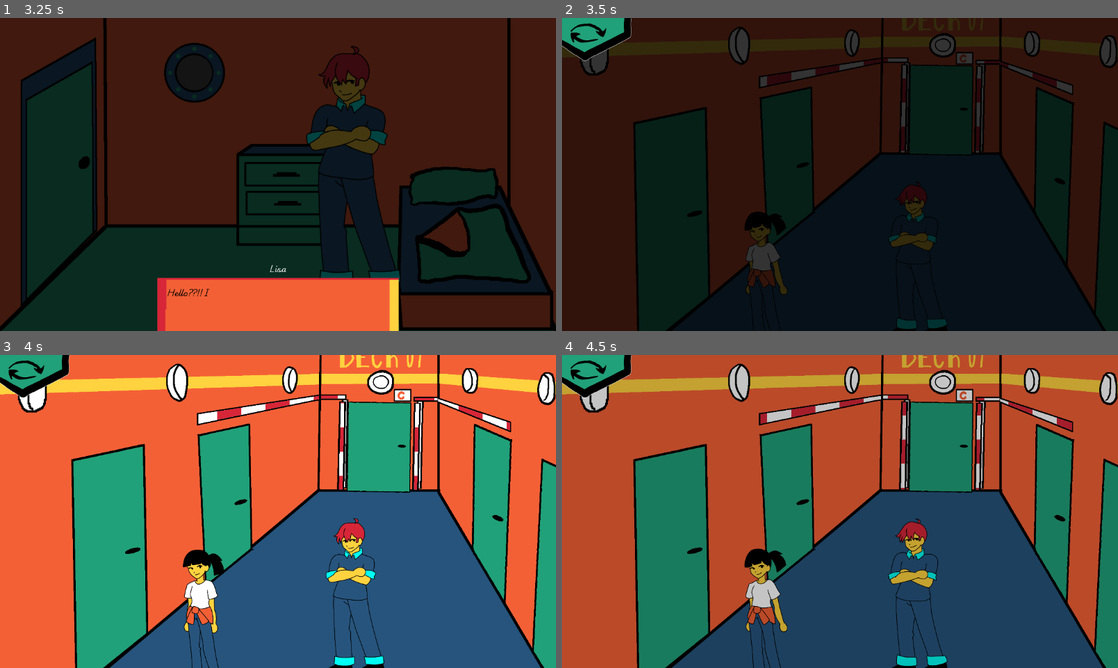
Above: before the commit, frames 1-4 (two rows, left to right).
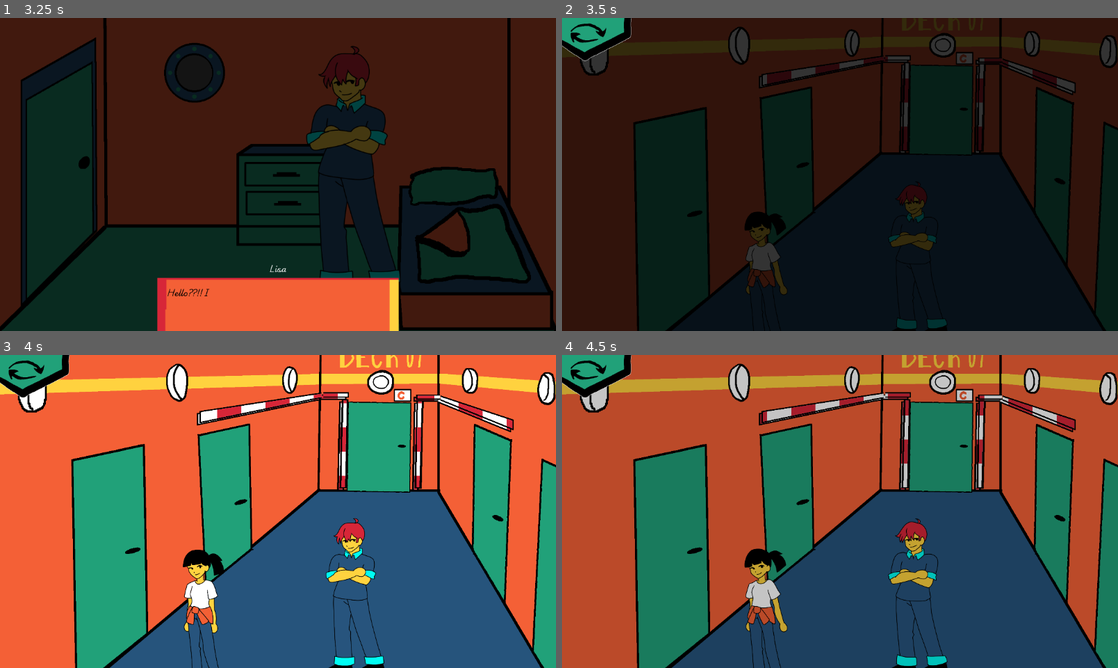
Above: after the commit, the same moments.

Repository: jame581/BrainAndGut
Game: Godot game, scene res://maps/main_level.tscn
Two runs of this game, one before a commit and one after it. Both use one fixed random seed, a clock stepped at 60 frames per second and the inputs below. This scene is started directly instead of the project's main scene. Sound files missing from this copy of the repository are replaced by a short silence.
Inputs (mouse positions are in pixels of both pictures, inside the frame that each line leads up to):
- Up to frame 1 (3.25 s): move the mouse to (383, 180) at 0.52 s; press the mouse at (383, 180) at 0.53 s; move the mouse to (478, 180) at 1.27 s; release the mouse at (478, 180) at 1.28 s; tap Tab (next_level) at 1.35, 2.85 s; click (478, 180) at 1.42 s; move the mouse to (77, 180) at 2.02 s; press the mouse at (77, 180) at 2.03 s; move the mouse to (250, 237) at 2.77 s; release the mouse at (250, 237) at 2.78 s; click (250, 237) at 2.92 s
- Up to frame 2 (3.5 s): no input
- Up to frame 3 (4 s): move the mouse to (233, 502) at 3.52 s; press the mouse at (233, 502) at 3.53 s
- Up to frame 4 (4.5 s): move the mouse to (1040, 517) at 4.27 s; release the mouse at (1040, 517) at 4.28 s; tap Tab (next_level) at 4.35 s; click (1040, 517) at 4.42 s

Frame 1 is identical in both runs. In frame 2, 1.0% of the frame differs, in the area x 35-93%, y 11-43%; in frame 3, 1.4%; in frame 4, 1.3%.

Commit message:
Added lock door indication using shader and light bars for intro corridor

Diff:
--- a/project/maps/rooms/room_corridor_gut.tscn
+++ b/project/maps/rooms/room_corridor_gut.tscn
@@ -11,9 +11,74 @@
 [ext_resource type="Texture2D" uid="uid://djbe007jk1qqx" path="res://assets/sprites/rooms/corridor/light6.png" id="8_g0wfq"]
 [ext_resource type="Texture2D" uid="uid://bislrfchaocou" path="res://assets/sprites/rooms/corridor/right_lock.png" id="10_2qs5u"]
 [ext_resource type="PackedScene" uid="uid://d1b0tqy6ljrip" path="res://scenes/debris.tscn" id="10_38nuj"]
+[ext_resource type="Shader" uid="uid://bh8h4n3uhg5dc" path="res://shaders/door_strip.gdshader" id="11_aen10"]
 [ext_resource type="Texture2D" uid="uid://cl456dsixgojw" path="res://assets/sprites/damaged/cracks-for-floor2.png" id="11_c5iy5"]
 [ext_resource type="PackedScene" uid="uid://b2nhuw7nenoha" path="res://scenes/ui/dialog.tscn" id="12_dqk0j"]
+[ext_resource type="Texture2D" uid="uid://dfl3fgo5dm7mc" path="res://assets/sprites/rooms/corridor/corridor_lock_left_upper_front.png" id="12_u02mw"]
+[ext_resource type="Texture2D" uid="uid://c5tu1yuu47g5l" path="res://assets/sprites/rooms/corridor/corridor_lock_left_upper_side.png" id="13_jyhp0"]
 [ext_resource type="PackedScene" uid="uid://fjwmicie0bbf" path="res://scenes/props/corridor_door.tscn" id="14_qm0i1"]
+[ext_resource type="Texture2D" uid="uid://lub0b1pr8ir1" path="res://assets/sprites/rooms/corridor/corridor_lock_right_upper_side.png" id="14_r3ac1"]
+[ext_resource type="Texture2D" uid="uid://baqgkptt5f6mg" path="res://assets/sprites/rooms/corridor/corridor_lock_right_upper_front.png" id="15_v7iuw"]
+
+[sub_resource type="ShaderMaterial" id="ShaderMaterial_uno4x"]
+shader = ExtResource("11_aen10")
+shader_parameter/size = 50.0
+shader_parameter/color_white = Color(1, 1, 1, 1)
+shader_parameter/color_enabled = Color(0.129412, 0.631373, 0.47451, 1)
+shader_parameter/color_disabled = Color(0.843137, 0.14902, 0.219608, 1)
+shader_parameter/speed = 1.0
+shader_parameter/first_puzzle_lock = false
+shader_parameter/second_puzzle_lock = true
+shader_parameter/direction_x = 4.75e-08
+shader_parameter/direction_y = -1.0
+
+[sub_resource type="ShaderMaterial" id="ShaderMaterial_u3jjw"]
+shader = ExtResource("11_aen10")
+shader_parameter/size = 50.0
+shader_parameter/color_white = Color(1, 1, 1, 1)
+shader_parameter/color_enabled = Color(0.129412, 0.631373, 0.47451, 1)
+shader_parameter/color_disabled = Color(0.843137, 0.14902, 0.219608, 1)
+shader_parameter/speed = 1.0
+shader_parameter/first_puzzle_lock = false
+shader_parameter/second_puzzle_lock = true
+shader_parameter/direction_x = -1.0
+shader_parameter/direction_y = 4.75e-08
+
+[sub_resource type="ShaderMaterial" id="ShaderMaterial_abyfb"]
+shader = ExtResource("11_aen10")
+shader_parameter/size = 50.0
+shader_parameter/color_white = Color(1, 1, 1, 1)
+shader_parameter/color_enabled = Color(0.129412, 0.631373, 0.47451, 1)
+shader_parameter/color_disabled = Color(0.843137, 0.14902, 0.219608, 1)
+shader_parameter/speed = 1.0
+shader_parameter/first_puzzle_lock = false
+shader_parameter/second_puzzle_lock = true
+shader_parameter/direction_x = -1.0
+shader_parameter/direction_y = 4.75e-08
+
+[sub_resource type="ShaderMaterial" id="ShaderMaterial_ndy72"]
+shader = ExtResource("11_aen10")
+shader_parameter/size = 50.0
+shader_parameter/color_white = Color(1, 1, 1, 1)
+shader_parameter/color_enabled = Color(0.129412, 0.631373, 0.47451, 1)
+shader_parameter/color_disabled = Color(0.843137, 0.14902, 0.219608, 1)
+shader_parameter/speed = 1.0
+shader_parameter/first_puzzle_lock = true
+shader_parameter/second_puzzle_lock = false
+shader_parameter/direction_x = 1.0
+shader_parameter/direction_y = 4.75e-08
+
+[sub_resource type="ShaderMaterial" id="ShaderMaterial_j2jff"]
+shader = ExtResource("11_aen10")
+shader_parameter/size = 50.0
+shader_parameter/color_white = Color(1, 1, 1, 1)
+shader_parameter/color_enabled = Color(0.129412, 0.631373, 0.47451, 1)
+shader_parameter/color_disabled = Color(0.843137, 0.14902, 0.219608, 1)
+shader_parameter/speed = 1.0
+shader_parameter/first_puzzle_lock = true
+shader_parameter/second_puzzle_lock = false
+shader_parameter/direction_x = 4.75e-08
+shader_parameter/direction_y = -1.0
 
 [sub_resource type="NavigationPolygon" id="NavigationPolygon_7umth"]
 vertices = PackedVector2Array(812.258, -79.1094, 1334.39, 792.078, -865.859, 802.859, 224.477, -90.9219)
@@ -51,6 +116,41 @@
 texture = ExtResource("8_g0wfq")
 
 [node name="RightLock" type="Sprite2D" parent="Deck3"]
+texture = ExtResource("10_2qs5u")
+
+[node name="LeftLock2" type="Node" parent="Deck3"]
+
+[node name="LeftLock1" type="Sprite2D" parent="Deck3/LeftLock2"]
+material = SubResource("ShaderMaterial_uno4x")
+texture = ExtResource("3_02gbd")
+
+[node name="LockLeft3" type="Sprite2D" parent="Deck3/LeftLock2"]
+material = SubResource("ShaderMaterial_u3jjw")
+texture = ExtResource("12_u02mw")
+
+[node name="LockLeft2" type="Sprite2D" parent="Deck3/LeftLock2"]
+material = SubResource("ShaderMaterial_abyfb")
+position = Vector2(1, 0)
+texture = ExtResource("13_jyhp0")
+
+[node name="LockRight" type="Node" parent="Deck3"]
+
+[node name="LockRight3" type="Sprite2D" parent="Deck3/LockRight"]
+material = SubResource("ShaderMaterial_ndy72")
+position = Vector2(-8, -19.702)
+scale = Vector2(1, 0.960596)
+texture = ExtResource("14_r3ac1")
+
+[node name="LockRight2" type="Sprite2D" parent="Deck3/LockRight"]
+material = SubResource("ShaderMaterial_ndy72")
+position = Vector2(0, -9.95001)
+scale = Vector2(1, 0.9801)
+texture = ExtResource("15_v7iuw")
+
+[node name="LockRight1" type="Sprite2D" parent="Deck3/LockRight"]
+material = SubResource("ShaderMaterial_j2jff")
+position = Vector2(-2, -5)
+scale = Vector2(1, 0.99)
 texture = ExtResource("10_2qs5u")
 
 [node name="Camera2D" type="Camera2D" parent="."]
Not shown: 1 places in project/maps/rooms/room_corridor_gut.tscn that only renumber resources
